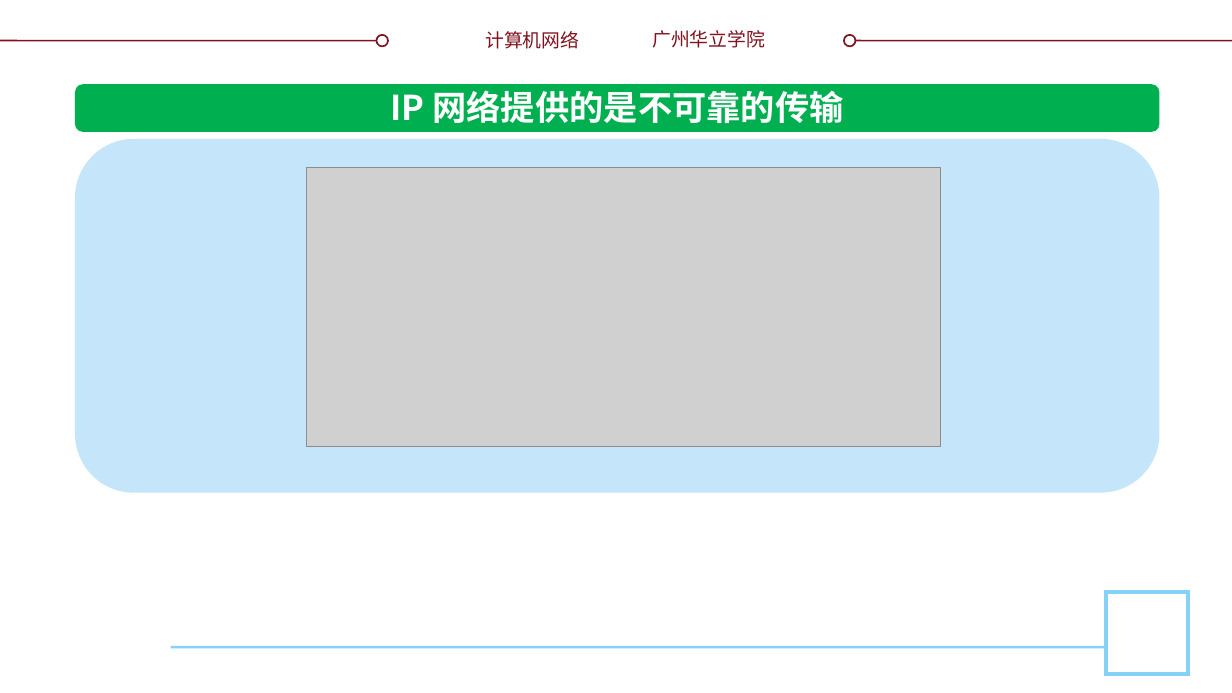
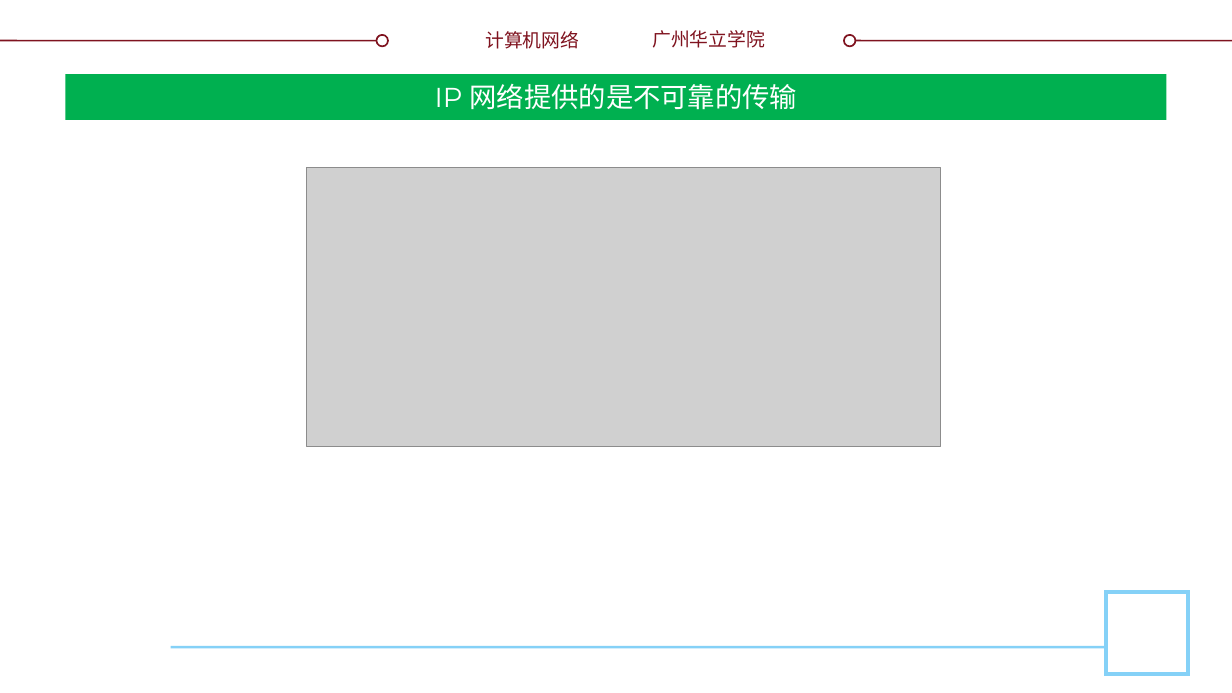
Before and after one commit to glplaman/glplaman.github.io, a slide deck: slide 47 of network/ppt/chap5.pptx (slide 46 before the commit). Drawn at 1232x693 pixels with LibreOffice and Linux fonts; fonts in the diff are those of the drawing; grey boxes stand for pictures; background and template pictures are left out. Boxes give left, top, right and bottom in pixels: in the first picture for what was removed or moved away, otherwise in the second. Text is boxed around its words. In the diff, an @@ line names an element or a change of style, - is before the commit and + after.

```diff
--- a/network/ppt/chap5.pptx
+++ b/network/ppt/chap5.pptx
@@ title "IP 网络提供的是不可靠的传输": place and size @@
-title "IP 网络提供的是不可靠的传输" at bbox=[391, 90, 843, 123]
+title "IP 网络提供的是不可靠的传输" at bbox=[65, 74, 1167, 120]
@@ title "IP 网络提供的是不可靠的传输" at bbox=[65, 74, 1167, 120]: size 20 to 16 pt, font Noto Sans CJK SC to Montserrat, bold off; vertical alignment top to middle; fill none to #00B050 @@
@@ rounded rectangle removed at bbox=[75, 84, 1159, 132] @@
@@ rounded rectangle removed at bbox=[75, 139, 1159, 493] @@
```
Also in this commit, not shown: 43 other slides changed, 1 slide added, 9 other files.
